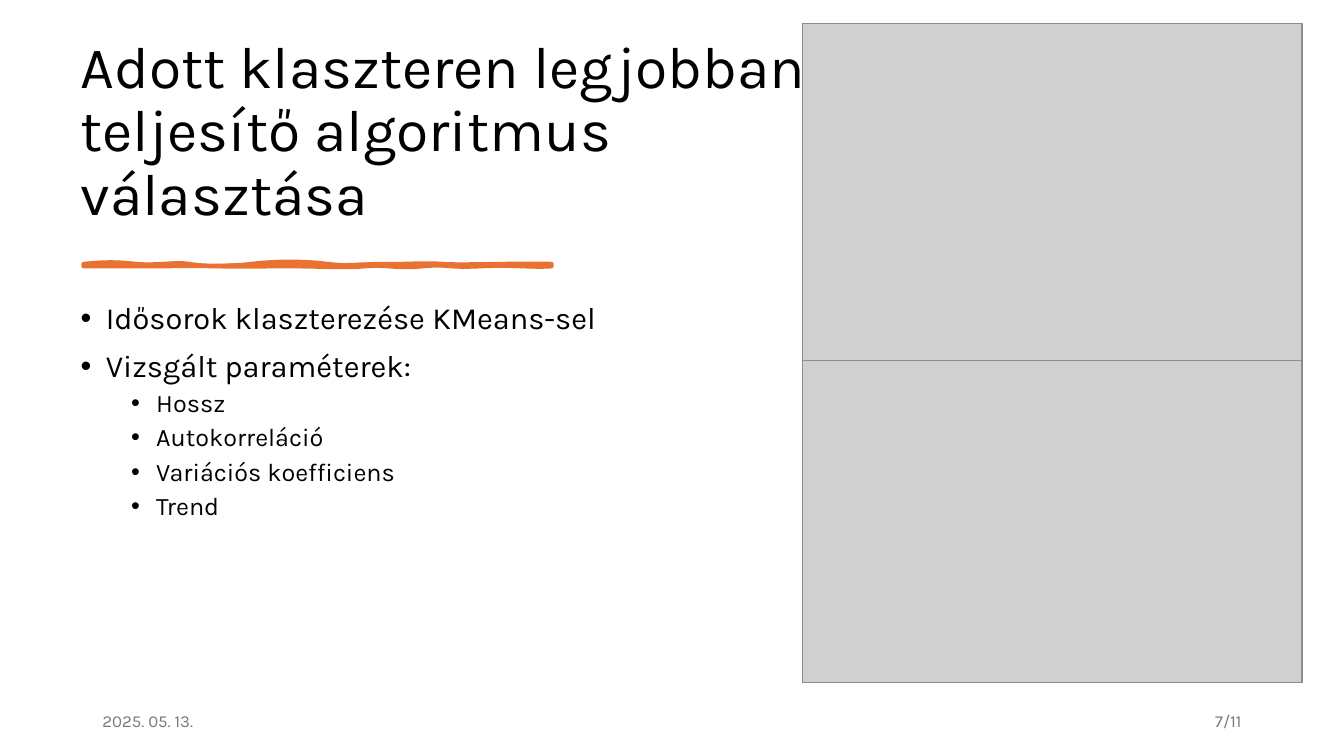
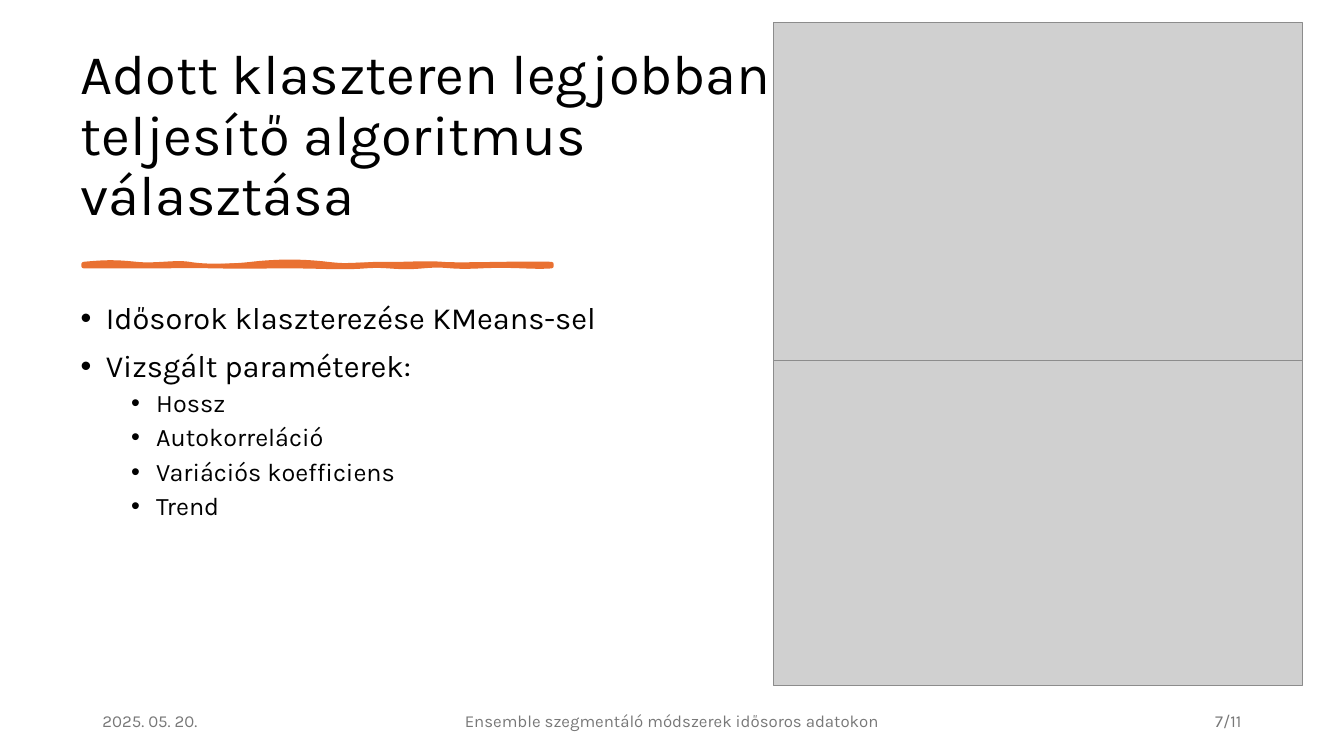
Before and after one commit to czotterbenedek/time-series-ensemble-segmentation, a slide deck: slide 7 of bemutato.pptx. Drawn at 1344x756 pixels with LibreOffice and Linux fonts; fonts in the diff are those of the drawing; grey boxes stand for pictures. Boxes give left, top, right and bottom in pixels: in the first picture for what was removed or moved away, otherwise in the second. Text is boxed around its words. In the diff, an @@ line names an element or a change of style, - is before the commit and + after.

```diff
--- a/bemutato.pptx
+++ b/bemutato.pptx
@@ picture resized from (x1=803, y1=24, x2=1303, y2=361) to (x1=773, y1=23, x2=1303, y2=361) @@
@@ title "Adott klaszteren legjobban teljesítő algoritmus ..." at (x1=81, y1=55, x2=771, y2=216): size 42 to 40 pt @@
@@ picture resized from (x1=803, y1=361, x2=1303, y2=683) to (x1=773, y1=361, x2=1303, y2=686) @@
@@ text at (x1=102, y1=716, x2=198, y2=727): text changed @@
-2025. 05. 13.
+2025. 05. 20.
@@ text added at (x1=465, y1=714, x2=879, y2=731), 12 pt, text #797979 @@
+Ensemble szegmentáló módszerek idősoros adatokon
```
Also in this commit, not shown: 10 other slides changed, 1 other file.
